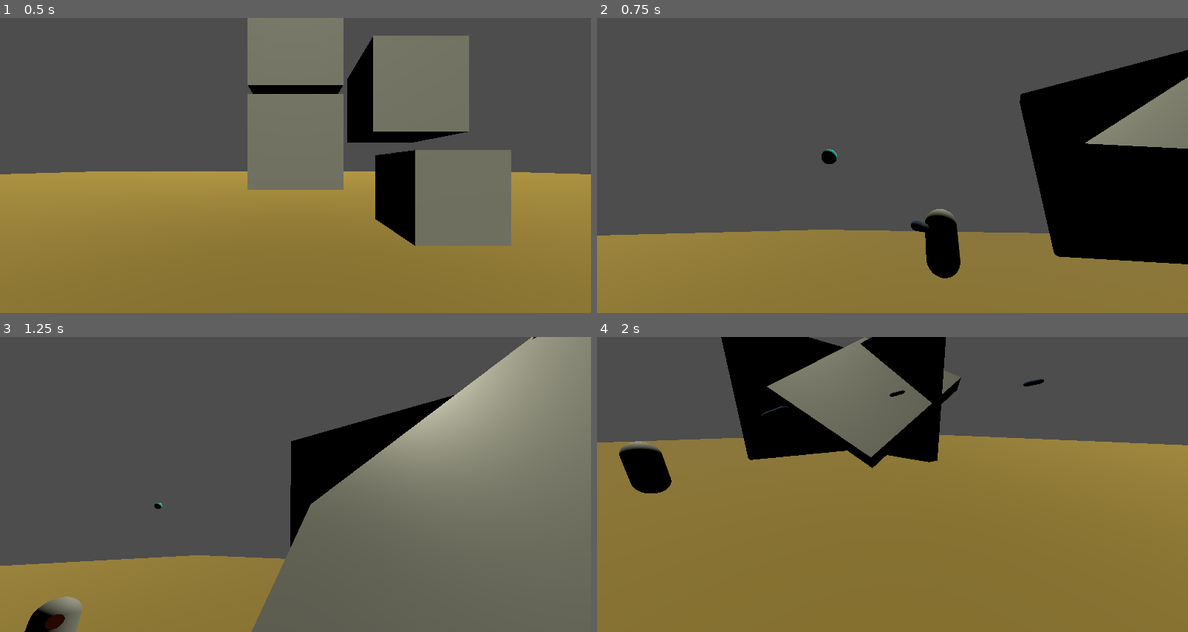
Above: before the commit, frames 1-4 (two rows, left to right).
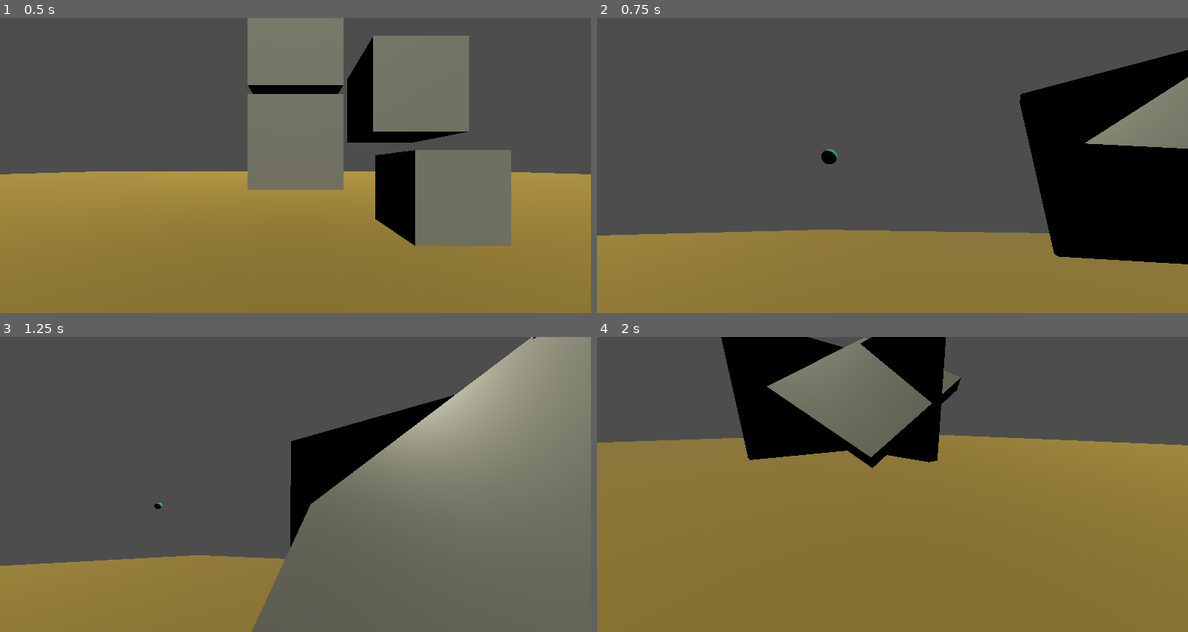
Above: after the commit, the same moments.

Repository: extract/over-fort-2
Game: Godot game, scene res://scenes/maps/local_test/local_test_map.tscn
Two runs of this game, one before a commit and one after it. Both use one fixed random seed, a clock stepped at 60 frames per second and the inputs below.
Inputs (mouse positions are in pixels of both pictures, inside the frame that each line leads up to):
- Up to frame 1 (0.5 s): no input
- Up to frame 2 (0.75 s): move the mouse to (1022, 150) at 0.52 s; hold D (right) from 0.53 s (still down); tap E (e) at 0.6 s
- Up to frame 3 (1.25 s): keep holding D (right); tap Space (jump) at 0.77 s
- Up to frame 4 (2 s): move the mouse to (774, 499) at 1.27 s; release D (right) at 1.28 s; hold S (backward) from 1.28 s (still down); tap E (e) at 1.35 s; tap Space (jump) at 1.52 s

Frame 1 is identical in both runs. In frame 2, 1.2% of the frame differs, in the area x 53-62%, y 64-89%; in frame 3, 0.9%; in frame 4, 1.2%, in the area x 3-76%, y 14-53%.

Commit message:
fix jetpack sound bug

Diff:
--- a/scenes/abilities/pharah_flight/pharah_flight.gd
+++ b/scenes/abilities/pharah_flight/pharah_flight.gd
@@ -15,12 +15,11 @@
 		remaining_fly_time += delta
 		clamp(remaining_fly_time,0,max_fly_time)
 
-	if remaining_fly_time < 0:
-		if asp.playing:
-				asp.stop()
-
 	if Input.is_action_pressed("jump") and remaining_fly_time > 0:
 		cb.velocity.y += fly_power
 		remaining_fly_time -= delta
 		if not asp.playing:
 			asp.play()
+	else:
+		if asp.playing:
+			asp.stop()
--- a/scenes/maps/local_test/local_test_map.tscn
+++ b/scenes/maps/local_test/local_test_map.tscn
@@ -1,10 +1,9 @@
-[gd_scene load_steps=6 format=3 uid="uid://dqhhnv08q6fe6"]
+[gd_scene load_steps=5 format=3 uid="uid://dqhhnv08q6fe6"]
 
 [ext_resource type="PackedScene" uid="uid://dgsrfg1p7easw" path="res://scenes/shapes/dynamic/box.tscn" id="1_2es1a"]
 [ext_resource type="PackedScene" uid="uid://hty8edbtyqdb" path="res://scenes/shapes/static/floor_100_x_100.tscn" id="2_tc2xj"]
 [ext_resource type="PackedScene" uid="uid://du0ni00nm5poi" path="res://scenes/shapes/static/floor_10x_10.tscn" id="3_v82ge"]
 [ext_resource type="PackedScene" uid="uid://ct6dcr7qtsamo" path="res://scenes/player/local_player.tscn" id="4_u1u77"]
-[ext_resource type="PackedScene" uid="uid://lr7clttuxi0j" path="res://scenes/abilities/turret/turret.tscn" id="5_tc2xj"]
 
 [node name="LocalTestMap" type="Node"]
 
@@ -48,6 +47,3 @@
 
 [node name="Floor10x11" parent="Map" instance=ExtResource("3_v82ge")]
 transform = Transform3D(-5.732056e-15, 4.371139e-08, 1, 1, 1.3113416e-07, 0, -1.3113416e-07, 1, -4.371139e-08, -9.982986, 4.9829865, 15.916735)
-
-[node name="TurretBody" parent="." instance=ExtResource("5_tc2xj")]
-transform = Transform3D(1, 0, 0, 0, 1, 0, 0, 0, 1, -1.0474072, 1.5, 8.778834)
Not shown, added: readme.rd.txt
